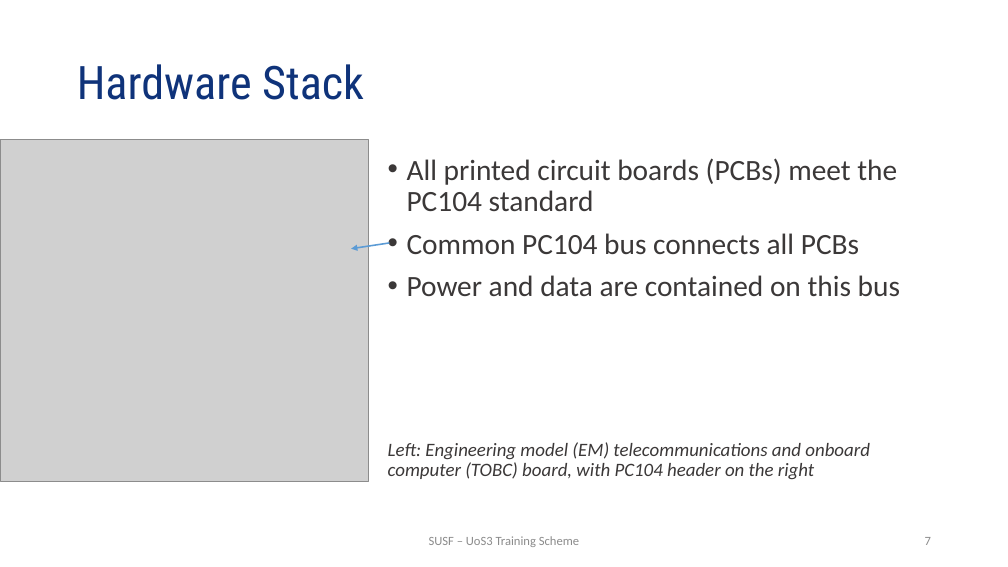
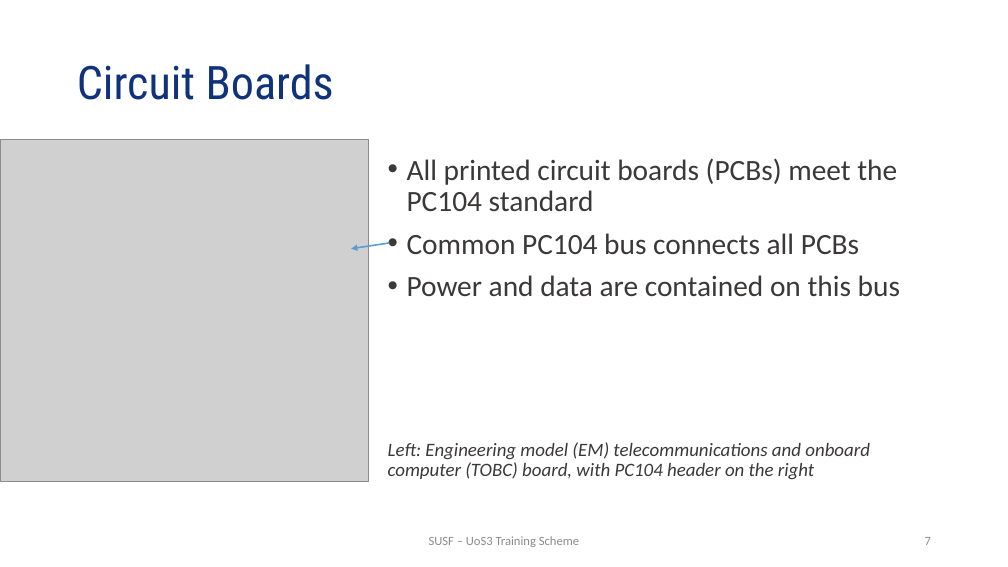
Before and after one commit to uos3/training-scheme, a slide deck: slide 7 of platform/UTS_SystemOverview.pptx. Drawn at 1008x567 pixels with LibreOffice and Linux fonts; fonts in the diff are those of the drawing; grey boxes stand for pictures; background and template pictures are left out. Boxes give left, top, right and bottom in pixels: in the first picture for what was removed or moved away, otherwise in the second. Text is boxed around its words. In the diff, an @@ line names an element or a change of style, - is before the commit and + after.

```diff
--- a/platform/UTS_SystemOverview.pptx
+++ b/platform/UTS_SystemOverview.pptx
@@ title at (77, 64, 334, 100): text changed @@
-Hardware Stack
+Circuit Boards
```
Also in this commit, not shown: 1 other slide changed.
